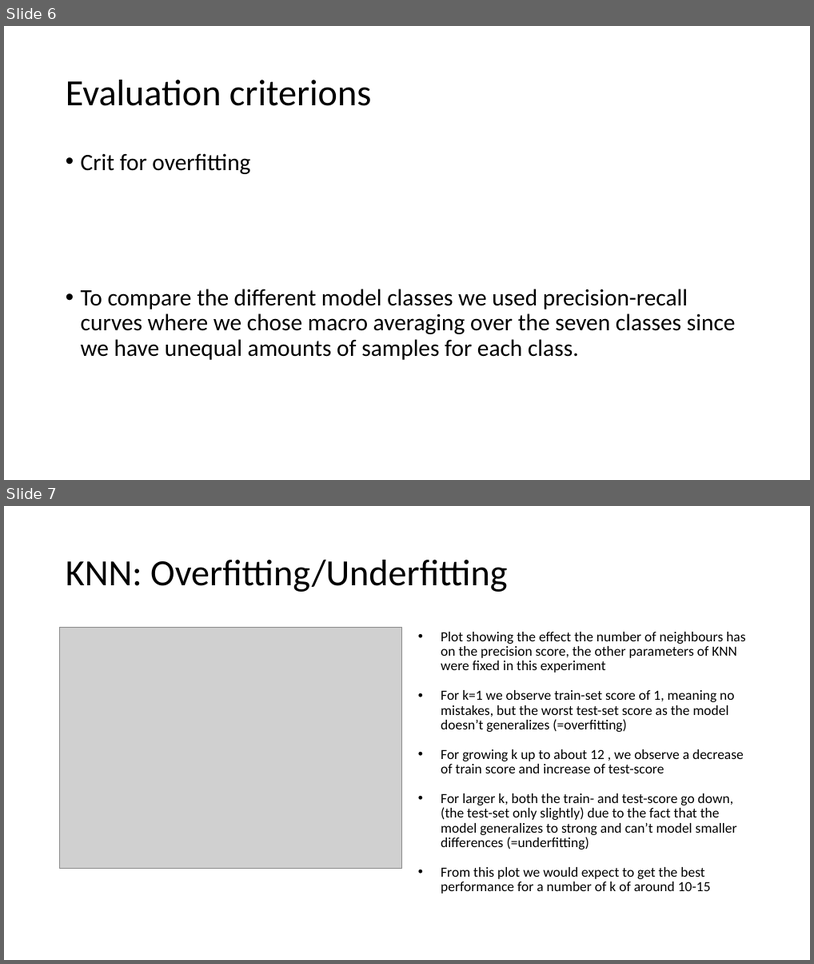
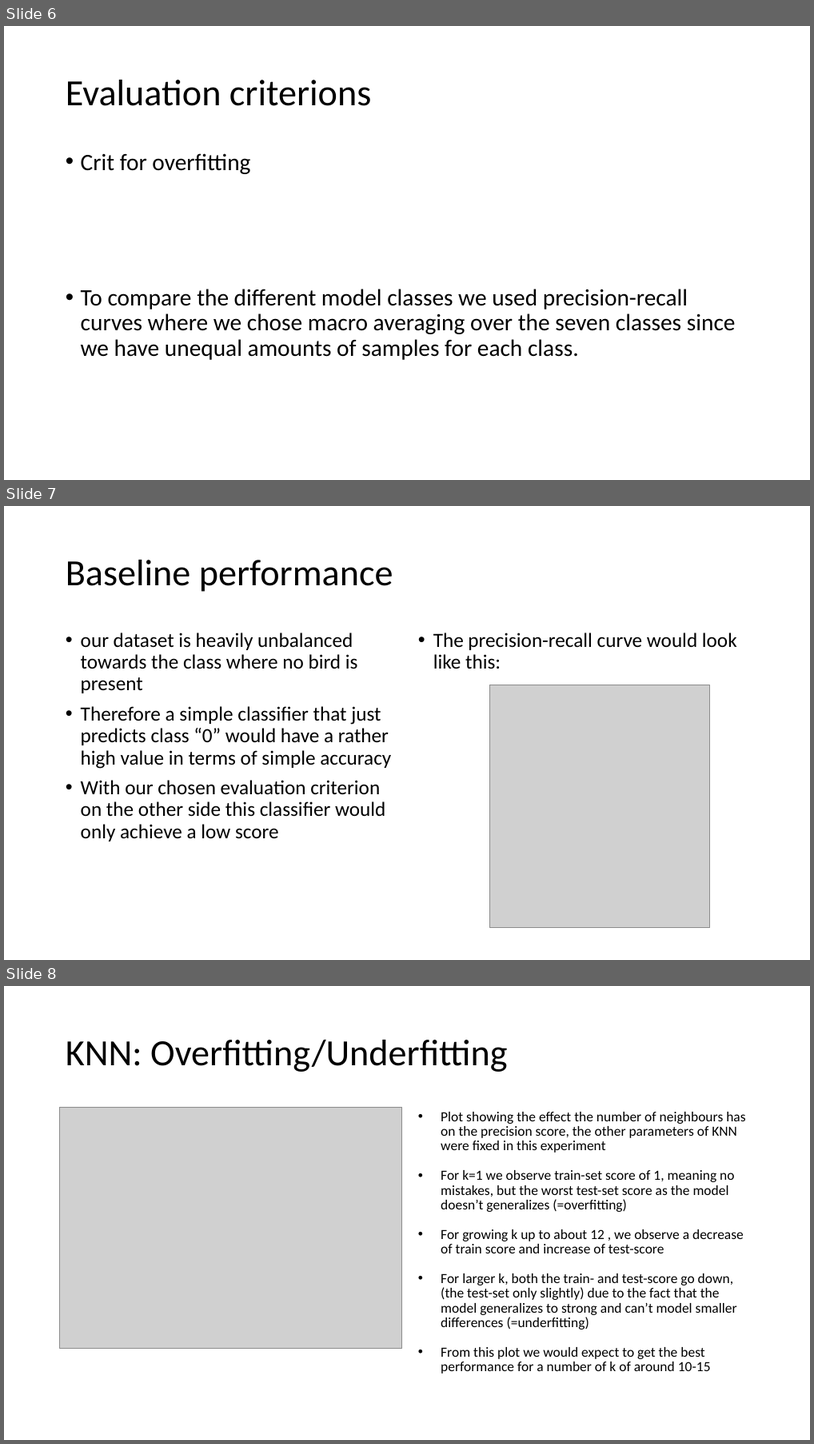
Before and after one commit to sandroassek/SS23_UE_MLPC, a slide deck: Task 3 (1).pptx. Shown one above the other, each under a label of ours: slides 6 and 7 before the commit, slides 6, 7 and 8 after it. The pictures are 814x964 and 814x1444 pixels, drawn with LibreOffice and Linux fonts; fonts in the diff are those of the drawing; grey boxes stand for pictures. Boxes give left, top, right and bottom in pixels: in the first picture for what was removed or moved away, otherwise in the second. Text is boxed around its words. In the diff, an @@ line names an element or a change of style, - is before the commit and + after.

Commit message:
Added Baseline performance

```diff
--- a/Task 3 (1).pptx
+++ b/Task 3 (1).pptx
@@ slide 7 added at <box>4,506,810,960</box>, background #FFFFFF @@
@@ title added at <box>66,560,394,592</box>, 44 pt, text #000000 @@
+Baseline performance
@@ text added at <box>81,632,391,841</box>, 24 pt, text #000000 @@
+• our dataset is heavily unbalanced towards the class where no bird is present
+• Therefore a simple classifier that just predicts class “0” would have a rather high value in terms of simple accuracy
+• With our chosen evaluation criterion on the other side this classifier would only achieve a low score
@@ text added at <box>434,632,738,669</box>, 24 pt, text #000000 @@
+• The precision-recall curve would look like this:
@@ picture added at <box>490,685,710,927</box> @@
@@ what was slide 7 is now slide 8 @@
```
